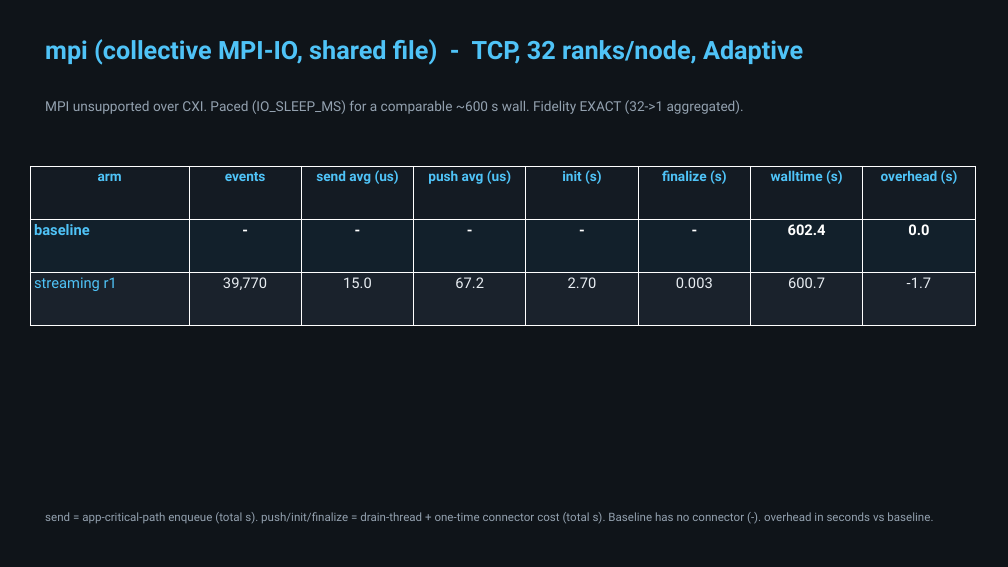
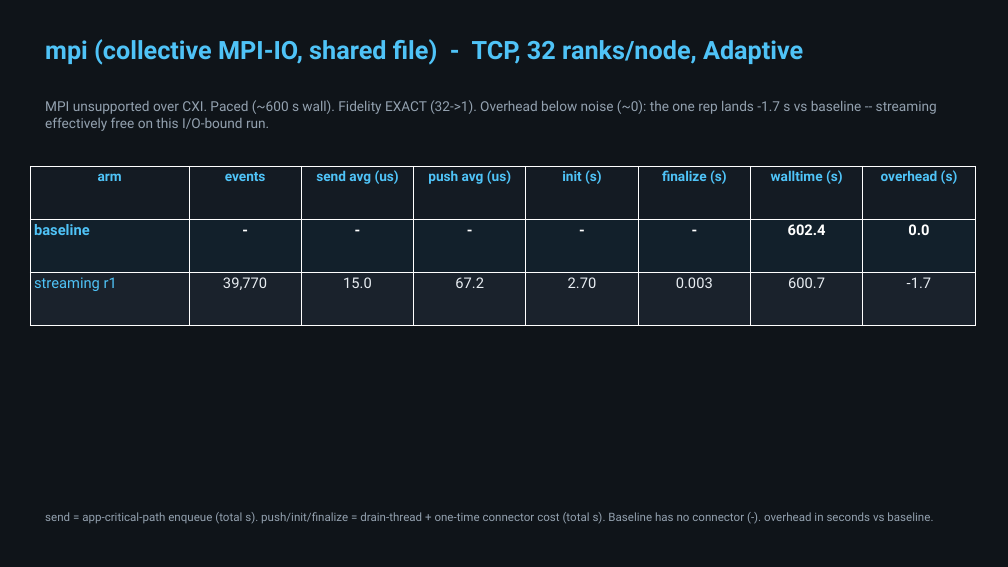
Before and after one commit to hariteja-jajula/darshan-mofka, a slide deck: slide 5 of deliverables/paper_overhead_tables.pptx. Drawn at 1008x567 pixels with LibreOffice and Linux fonts; fonts in the diff are those of the drawing. Boxes give left, top, right and bottom in pixels: in the first picture for what was removed or moved away, otherwise in the second. Text is boxed around its words. In the diff, an @@ line names an element or a change of style, - is before the commit and + after.

Commit message:
deliverables: mark per-workload overhead validity (baseline<=streaming) honestly
Subtitles now state which overheads are real vs below-noise:
- io_bench (C): small but consistent +1.1..1.3s (~0.2%), 3/3 reps valid.
- python-ml: large reproducible +137..140s (+66%), 3/3 reps valid.
- io_bench_py: overhead below run-to-run noise (~0); reps 2-3 land under baseline.
- mpi (paced): overhead below noise (~0); single rep -1.7s.
- dlio: wall cold/warm-dominated -> per-event is the metric.

```diff
--- a/deliverables/paper_overhead_tables.pptx
+++ b/deliverables/paper_overhead_tables.pptx
@@ text at (45, 100, 937, 131): text changed @@
-MPI unsupported over CXI. Paced (IO_SLEEP_MS) for a comparable ~600 s wall. Fidelity EXACT (32->1 aggregated).
+MPI unsupported over CXI. Paced (~600 s wall). Fidelity EXACT (32->1). Overhead below noise (~0): the one rep lands -1.7 s vs baseline -- streaming effectively free on this I/O-bound run.
```
Also in this commit, not shown: 3 other slides changed, 1 other file.
